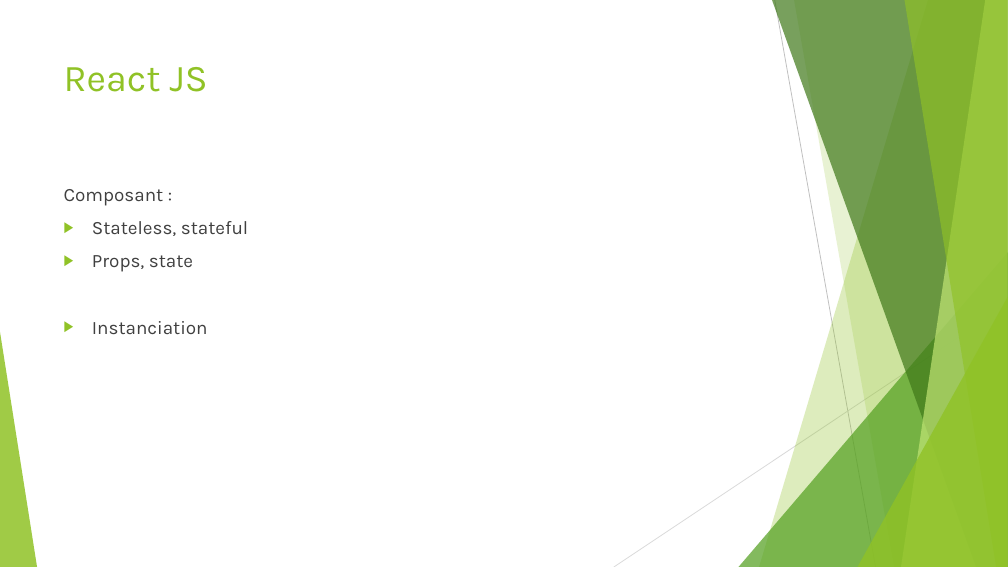
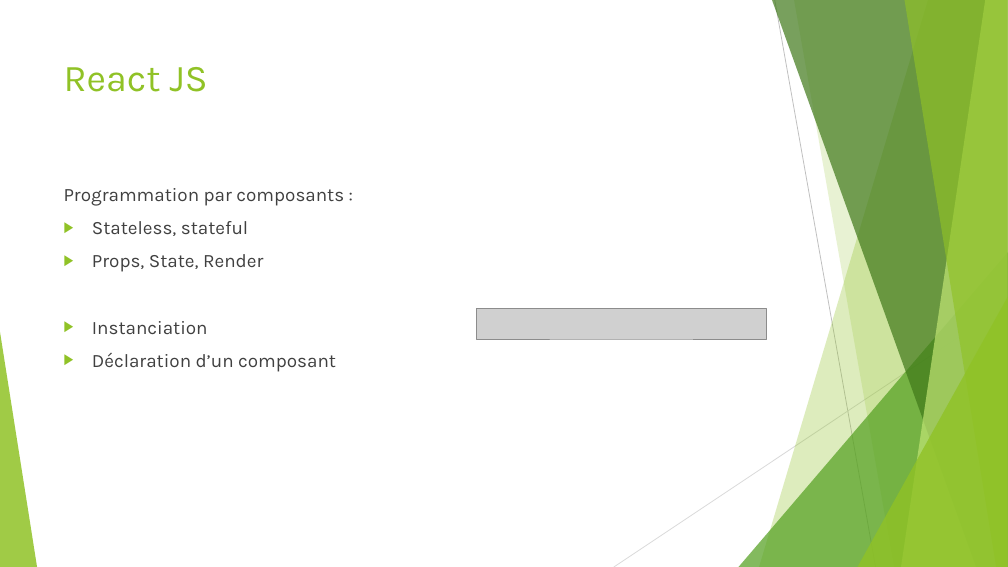
Before and after one commit to BCedric/journalStage, a slide deck: slide 4 of soutenance.pptx. Drawn at 1008x567 pixels with LibreOffice and Linux fonts; fonts in the diff are those of the drawing; grey boxes stand for pictures. Boxes give left, top, right and bottom in pixels: in the first picture for what was removed or moved away, otherwise in the second. Text is boxed around its words. In the diff, an @@ line names an element or a change of style, - is before the commit and + after.

```diff
--- a/soutenance.pptx
+++ b/soutenance.pptx
@@ text at (64,188,344,206): text changed @@
-Composant :
+Programmation par composants :
@@ text at (92,254,263,272): text changed @@
-▶ Props, state
+▶ Props, State, Render
@@ picture added at (476,309,767,339) @@
@@ text at (92,353,336,372): paragraph added @@
+▶ Déclaration d’un composant
```
Also in this commit, not shown: 1 other slide changed, 4 slides added, 2 slides removed.
